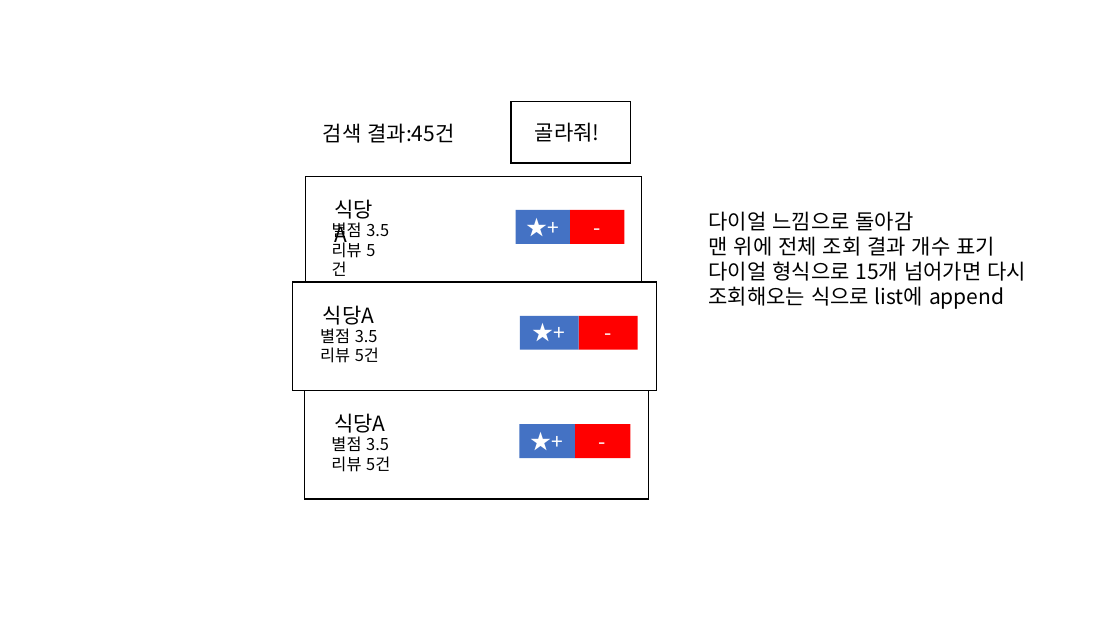
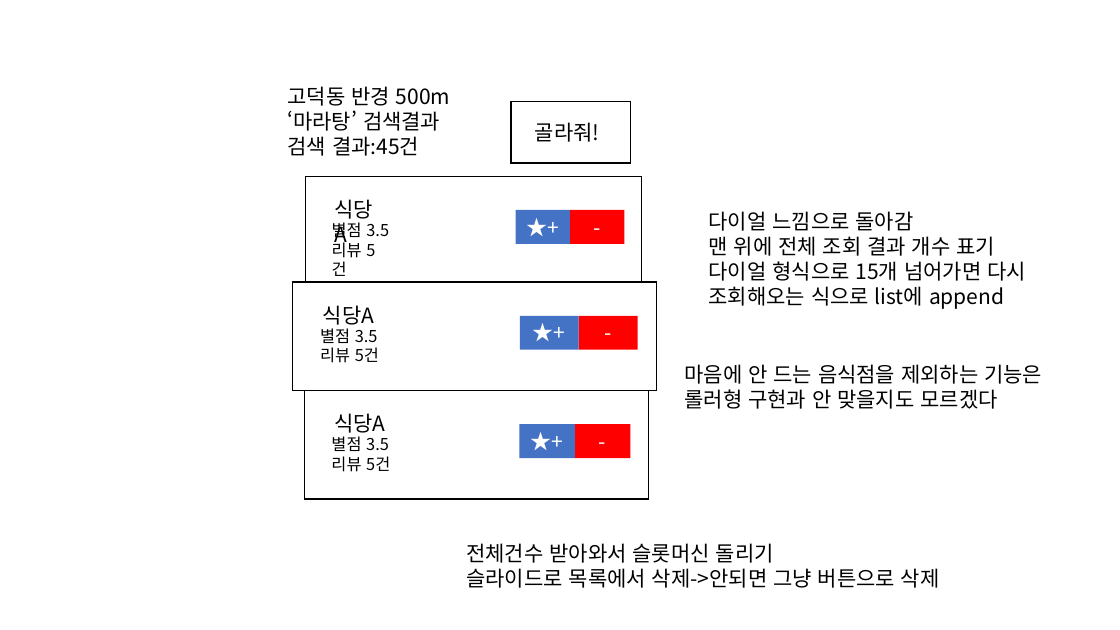
Before and after one commit to wanja727/ship_bob, a slide deck: slide 4 of 뭐먹지_스토리보드.pptx. Drawn at 1120x630 pixels with LibreOffice and Linux fonts; fonts in the diff are those of the drawing. Boxes give left, top, right and bottom in pixels: in the first picture for what was removed or moved away, otherwise in the second. Text is boxed around its words. In the diff, an @@ line names an element or a change of style, - is before the commit and + after.

```diff
--- a/뭐먹지_스토리보드.pptx
+++ b/뭐먹지_스토리보드.pptx
@@ text "고덕동 반경 500m": place and size @@
-text "고덕동 반경 500m" at box(323, 123, 454, 143)
+text "고덕동 반경 500m" at box(287, 86, 450, 156)
@@ text at box(287, 86, 450, 131): paragraphs added @@
+고덕동 반경 500m
+‘마라탕’ 검색결과
@@ text added at box(684, 364, 1042, 409), 18 pt, text #000000 @@
+마음에 안 드는 음식점을 제외하는 기능은 롤러형 구현과 안 맞을지도 모르겠다
@@ text added at box(466, 543, 940, 588), 18 pt, text #000000 @@
+전체건수 받아와서 슬롯머신 돌리기
+슬라이드로 목록에서 삭제->안되면 그냥 버튼으로 삭제
```
Also in this commit, not shown: 4 other files.
